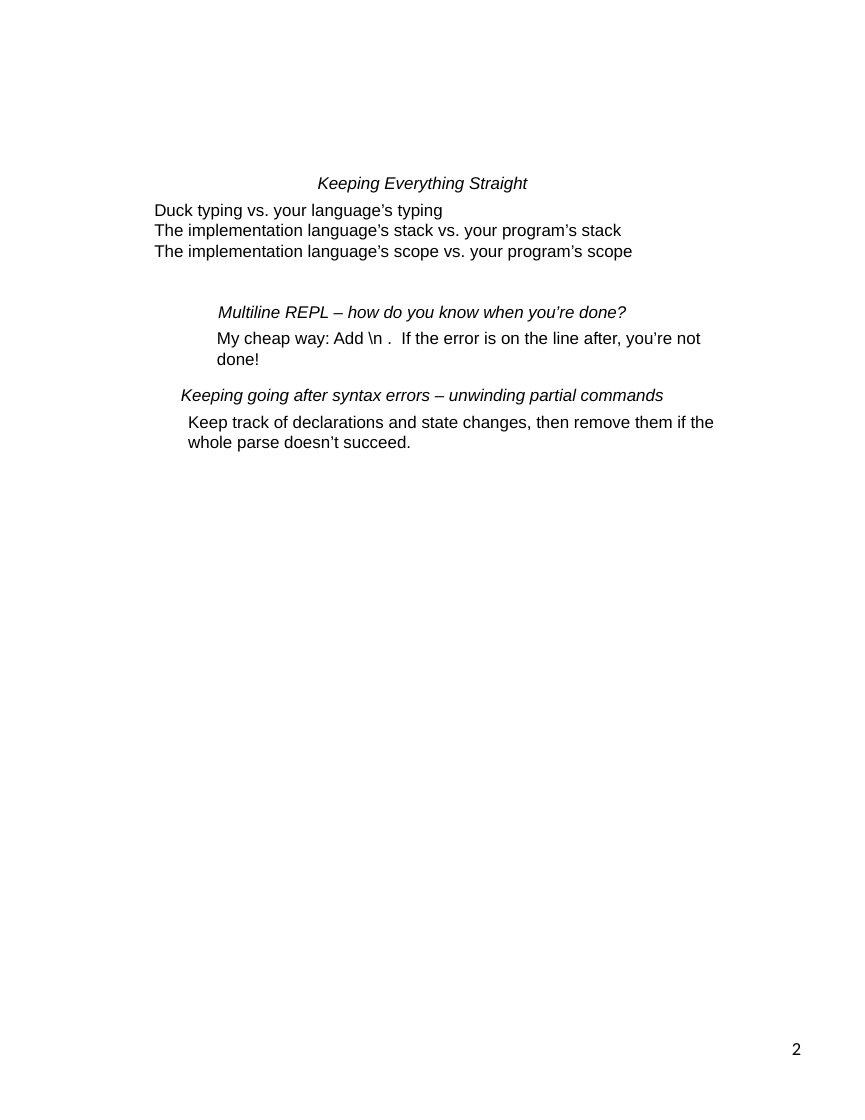
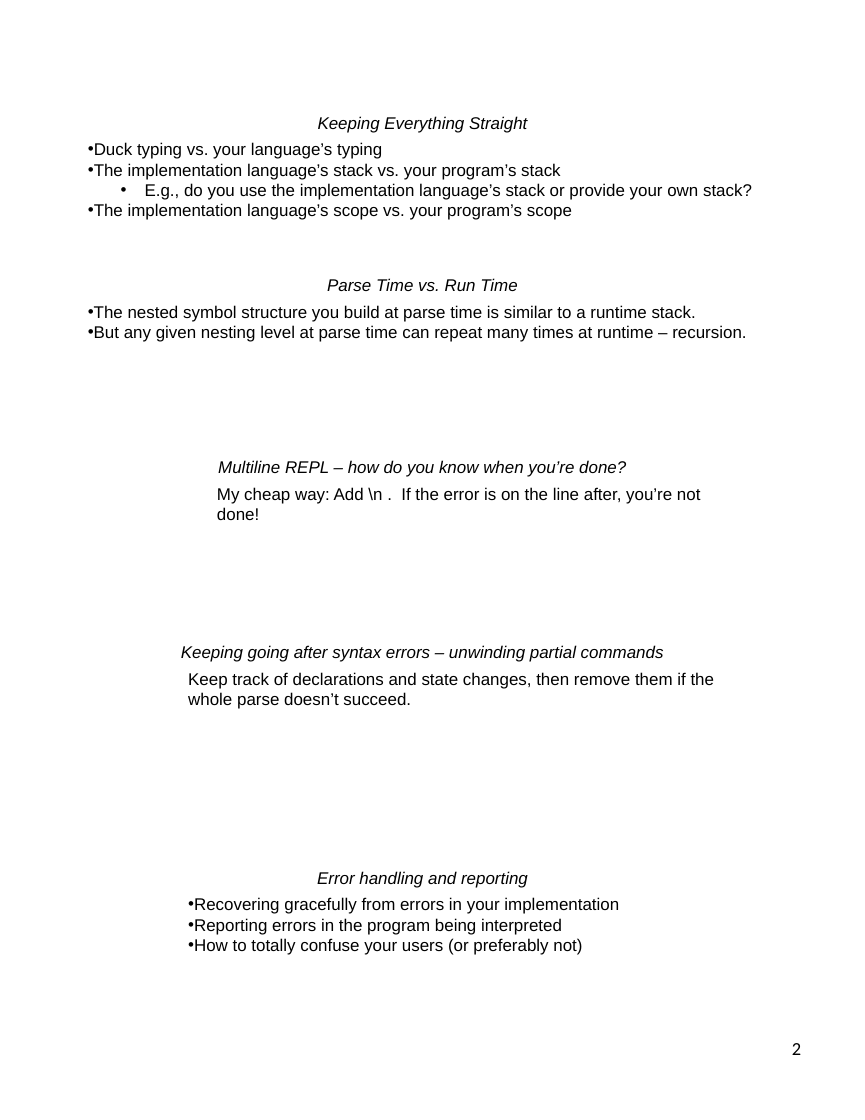
Before and after one commit to cxw42/demosplash-2015-interpreters, a slide deck: slide 2 of Interpreters from the Trenches - handout.pptx. Drawn at 865x1120 pixels with LibreOffice and Linux fonts; fonts in the diff are those of the drawing. Boxes give left, top, right and bottom in pixels: in the first picture for what was removed or moved away, otherwise in the second. Text is boxed around its words. In the diff, an @@ line names an element or a change of style, - is before the commit and + after.

```diff
--- a/Interpreters from the Trenches - handout.pptx
+++ b/Interpreters from the Trenches - handout.pptx
@@ text "Keeping Everything Straight": place and size @@
-text "Keeping Everything Straight" at [318, 176, 527, 193]
+text "Keeping Everything Straight" at [318, 116, 527, 133]
@@ text "Duck typing vs. your language’s ...": place and size @@
-text "Duck typing vs. your language’s ..." at [154, 203, 632, 261]
+text "Duck typing vs. your language’s ..." at [88, 142, 752, 220]
@@ text at [88, 142, 572, 220]: bullet none to • @@
@@ text at [145, 183, 752, 200]: paragraph added @@
+  • E.g., do you use the implementation language’s stack or provide your own stack?
@@ text added at [327, 278, 518, 291], 12 pt, text #000000, italic @@
+Parse Time vs. Run Time
@@ text added at [88, 305, 746, 342], 12 pt, text #000000 @@
+• The nested symbol structure you build at parse time is similar to a runtime stack.
+• But any given nesting level at parse time can repeat many times at runtime – recursion.
@@ text "Multiline REPL – how do ...": place and size @@
-text "Multiline REPL – how do ..." at [218, 305, 626, 322]
+text "Multiline REPL – how do ..." at [218, 460, 626, 477]
@@ text "My cheap way: Add \n ...": place and size @@
-text "My cheap way: Add \n ..." at [217, 331, 701, 348]
+text "My cheap way: Add \n ..." at [217, 487, 701, 504]
@@ text "Keeping going after syntax errors ...": place and size @@
-text "Keeping going after syntax errors ..." at [181, 388, 664, 405]
+text "Keeping going after syntax errors ..." at [181, 645, 664, 662]
@@ text "Keep track of declarations and ...": place and size @@
-text "Keep track of declarations and ..." at [188, 415, 715, 452]
+text "Keep track of declarations and ..." at [188, 672, 715, 709]
@@ text added at [188, 897, 619, 955], 12 pt, text #000000 @@
+• Recovering gracefully from errors in your implementation
+• Reporting errors in the program being interpreted
+• How to totally confuse your users (or preferably not)
@@ text added at [317, 871, 528, 888], 12 pt, text #000000, italic @@
+Error handling and reporting
```
Also in this commit, not shown: 1 other slide changed.
